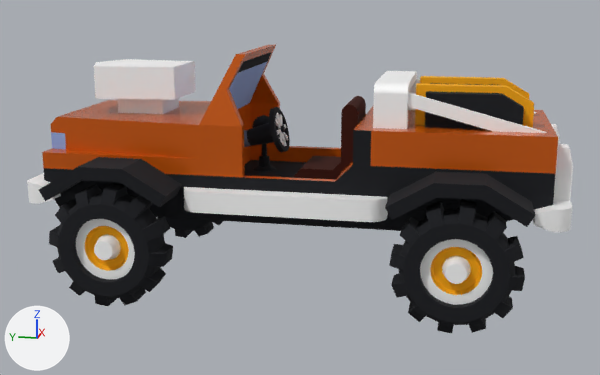
An edit to the glTF model godot/component/entity/vehicles/jeep/OrangeJeepOpen_noWheel.glb, drawn before and after from the same camera.
Camera for both pictures: a camera (50 mm lens) standing at (-5.06, -1.01, 1.8) and looking at (-0.03, 0.0, 0.54). Arrows for +X, +Y and +Z are at lower left; the lights stay in place. Vertices at the same position are counted once.

The older version as bpy lines, for what is in view:
```python
me_mesh_0 = bpy.data.meshes.new('Mesh_0')
me_mesh_0.from_pydata(...)  # 2361 vertices, 4838 faces; spans x -0.8..0.82, y -1.6..1.6, z -0.06..1.4
# faces by material slot: [2728, 444, 1286, 132, 14, 4, 178, 52]
me_mesh_0.materials.append(mat_dark_clone)  # black #1f2025
me_mesh_0.materials.append(mat_metal_clone)  # yellow #ffb300
me_mesh_0.materials.append(mat_metallight_clone)  # white #ffffff
me_mesh_0.materials.append(mat_metalgreen_clone)  # orange #d8600c
me_mesh_0.materials.append(mat_glass_clone)  # blue #a1b7e6
me_mesh_0.materials.append(mat_lightred_clone)  # red #ff0000
me_mesh_0.materials.append(mat_defaultmat_clone)  # blue #737a90
me_mesh_0.materials.append(mat_wood_clone)  # brown #411102
ob_mergedblocks_clone = bpy.data.objects.new('mergedBlocks(Clone)', me_mesh_0)
ob_mergedblocks_clone.location = (0.0, 0.0, 0.0)
```
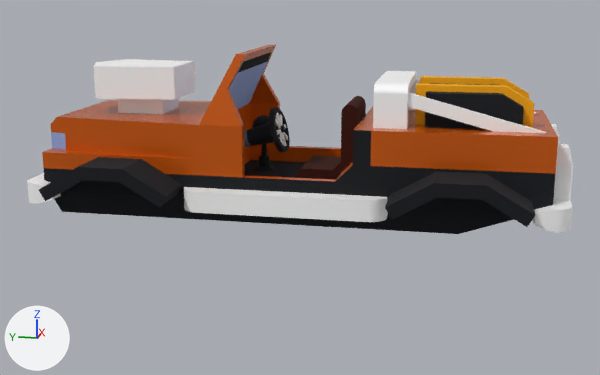
The edits, one by one:
me_mesh_0 has 2361 vertices, 4838 faces and spans x -0.8..0.82, y -1.6..1.6, z -0.06..1.4.
me_mesh_0 is used by ob_mergedblocks_clone; location (0.0, 0.0, 0.0).
me_mesh_0 part 1: the loose piece of 288 vertices spanning x -0.8..-0.58, y 0.64..1.36, z -0.06..0.66 is deleted.
me_mesh_0 part 2: the loose piece of 288 vertices spanning x 0.6..0.82, y 0.64..1.36, z -0.06..0.66 is deleted.
me_mesh_0 part 3: the loose piece of 288 vertices spanning x -0.8..-0.58, y -1.36..-0.64, z -0.06..0.66 is deleted.

Boxes [x1, y1, x2, y2] around the edits, measured in the pictures (600 x 375 px):
'mergedBlocks(Clone)', reshaped (34% shorter): before [27, 45, 573, 333]; after [27, 45, 573, 234]
part 1 of me_mesh_0, deleted (black): before [49, 183, 173, 306]
part 2 of me_mesh_0, deleted (black): before [157, 217, 223, 238]
part 3 of me_mesh_0, deleted (black): before [389, 200, 525, 333]
